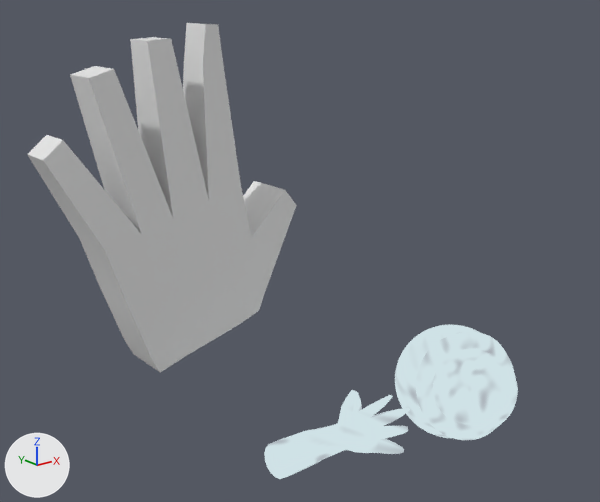
The Blender file Assets/Alistair/Models/NeuronFP.blend as it was, and as the next commit left it.
The view is the same before and after, from a camera (50 mm lens) standing at (-2.11, -3.32, 3.31) and looking at (-0.24, -0.99, 2.38). Arrows for +X, +Y and +Z are at lower left; the lights stay in place.

In view in the first picture: 'Cube', 'left hand', 'right hand'.
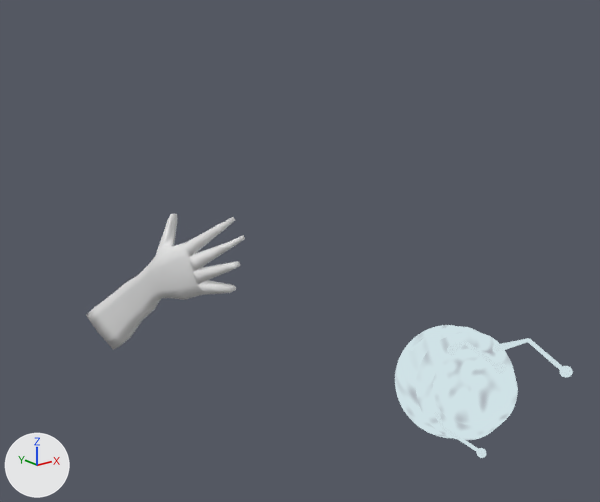
Commit message: Finished Neuron FP Model

Edits to the bpy script that builds the scene:
```text
Add mat_material_004:
    mat_material_004 = bpy.data.materials.new('Material.004')
    # nodes: Mix, OutputMaterial, TexCoord, TexNoise, ValToRGB
    # colours: blue #3d95cd, cyan #b4f2ff, light grey #dadada, dark purple #712d57, white #ffffff
Add mat_material_003:
    mat_material_003 = bpy.data.materials.new('Material.003')
    # nodes: Mix, OutputMaterial, TexCoord, TexNoise, ValToRGB
    # colours: blue #3d95cd, cyan #b4f2ff, light grey #dadada, dark purple #712d57, white #ffffff
Add mat_material_005:
    mat_material_005 = principled_material('Material.005')
    mat_material_005.base_color = (0.8, 0.8, 0.8)  # white #e7e7e7
Add me_sphere_006:
    me_sphere_006.from_pydata(...)  # 210 vertices, 224 faces; spans x -1.3..1.0, y 0.2..19.6, z -4.8..3.7
    me_sphere_006.polygons.foreach_set('use_smooth', [True] * 224)
    me_sphere_006.materials.append(mat_material_004)
Add me_sphere_005:
    me_sphere_005.from_pydata(...)  # 210 vertices, 224 faces; spans x -1.3..0.7, y 0.2..19.6, z -4.8..3.7
    me_sphere_005.polygons.foreach_set('use_smooth', [True] * 224)
    me_sphere_005.materials.append(mat_material_003)
Add me_cube_1:
    me_cube_1.from_pydata(...)  # 166 vertices, 164 faces; spans x -0.98..0.59, y -2.5..4.04, z -1.32..0.84
    me_cube_1.polygons.foreach_set('use_smooth', [True] * 164)
    me_cube_1.materials.append(mat_material_005)  # white #e7e7e7
Remove ob_right_hand:
    ob_right_hand = bpy.data.objects.new('right hand', me_sphere_001)
    ob_right_hand.location = (-0.294, -1.312, 1.765)
    ob_right_hand.rotation_euler = (-1.171, 1.41, 0.769)  # degrees (-67, 81, 44)
Remove ob_cube:
    ob_cube = bpy.data.objects.new('Cube', me_cube)
    ob_cube.location = (-0.604, -0.724, 2.301)
    ob_cube.rotation_euler = (0.0, -0.164, 0.0)  # degrees (0, -9.4, 0)
    ob_cube.scale = (0.262, 0.103, 0.262)
Add ob_thumb:
    ob_thumb = bpy.data.objects.new('Thumb', me_sphere_006)
    ob_thumb.location = (0.377, -1.779, 2.085)
    ob_thumb.rotation_euler = (-0.535, 0.254, -0.393)  # degrees (-31, 15, -23)
    ob_thumb.scale = (0.0213, 0.0253, 0.0213)
Add ob_finger2:
    ob_finger2 = bpy.data.objects.new('Finger2', me_sphere_005)
    ob_finger2.location = (0.022, -1.612, 1.734)
    ob_finger2.rotation_euler = (-0.717, -1.21, -0.0371)  # degrees (-41, -69, -2.1)
    ob_finger2.scale = (0.0179, 0.0212, 0.0179)
Add ob_right_hand_1:
    ob_right_hand_1 = bpy.data.objects.new('Right Hand', me_cube_1)
    ob_right_hand_1.location = (-0.604, -0.724, 2.301)
    ob_right_hand_1.rotation_euler = (0.0, -0.164, 0.0)  # degrees (0, -9.4, 0)
    ob_right_hand_1.scale = (0.262, 0.103, 0.262)
    ob_right_hand_1.visible_shadow = False
```

Location of each change, [x1, y1, x2, y2] in pixels of the pictures (600 x 502 px):
'Cube', deleted: before [27, 23, 297, 373]
'Right Hand', added: after [86, 213, 245, 350]
'right hand', deleted: before [264, 390, 410, 479]
'Thumb', added: after [492, 338, 573, 378]
'Finger2', added: after [434, 411, 486, 458]
